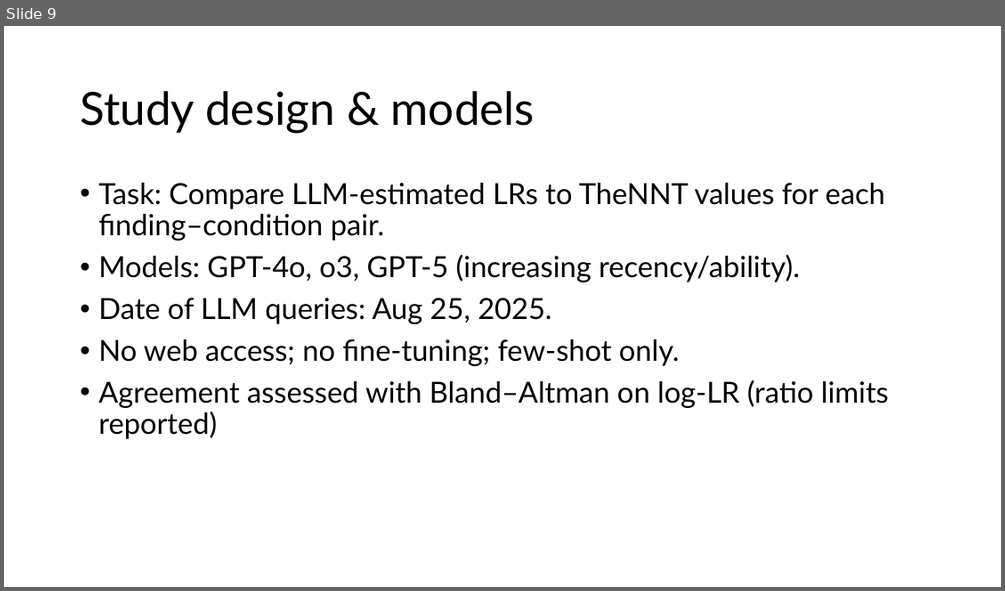
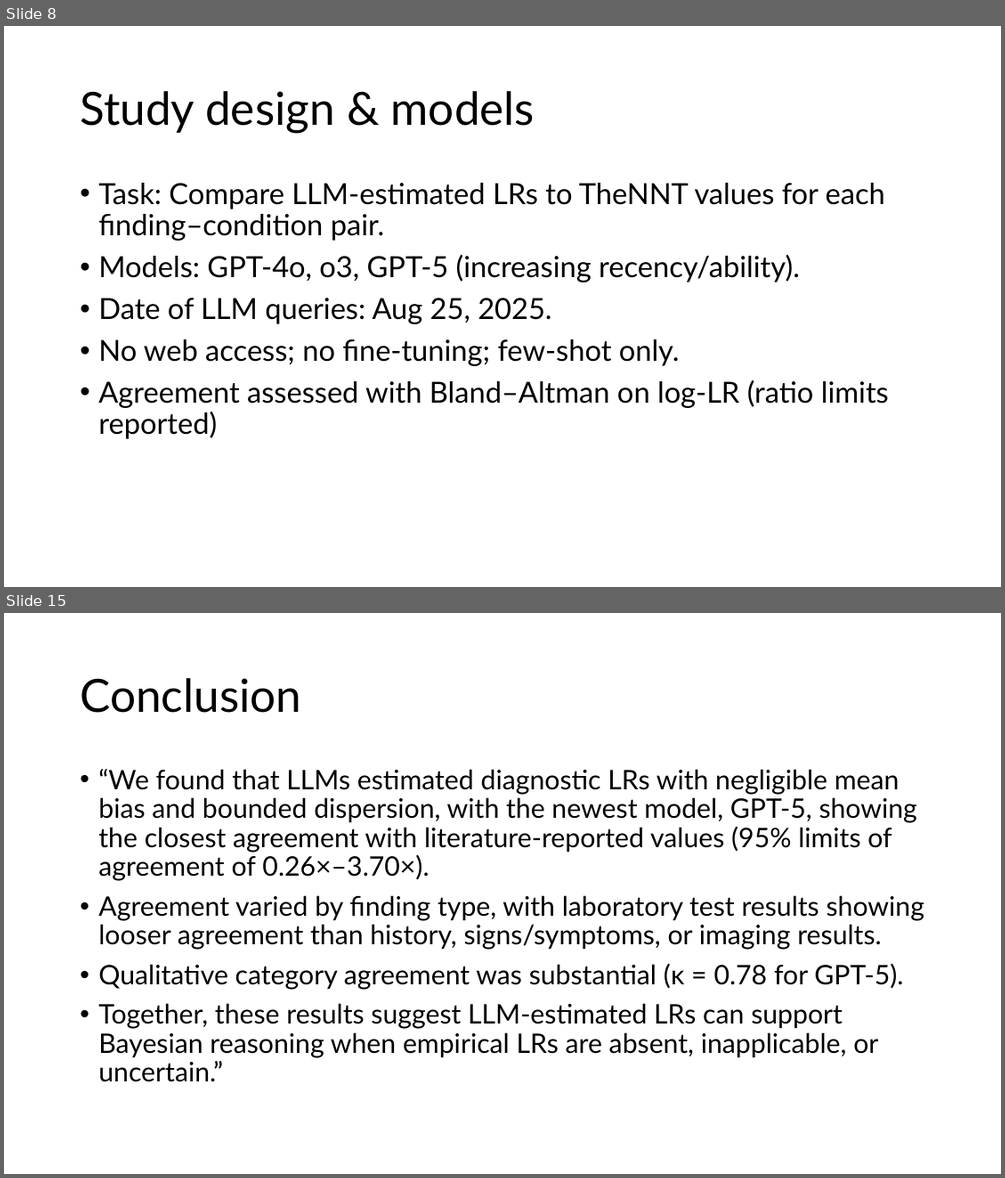
Before and after one commit to reblocke/llm_estimate_lrs, a slide deck: 2025-9-22 locke m2int lab LLM LRs.pptx. Shown one above the other, each under a label of ours: slide 9 before the commit, slides 8 and 15 after it; the slides between them are not shown. The pictures are 1005x591 and 1005x1178 pixels, drawn with LibreOffice and Linux fonts; fonts in the diff are those of the drawing. Boxes give left, top, right and bottom in pixels: in the first picture for what was removed or moved away, otherwise in the second. Text is boxed around its words. In the diff, an @@ line names an element or a change of style, - is before the commit and + after.

```diff
--- a/2025-9-22 locke m2int lab LLM LRs.pptx
+++ b/2025-9-22 locke m2int lab LLM LRs.pptx
@@ slide 15 added at [4,613,1001,1174], background #FFFFFF @@
@@ title added at [80,678,301,713], 44 pt, text #000000 @@
+Conclusion
@@ text added at [98,769,924,1082], 25.9 pt, text #000000 @@
+• “We found that LLMs estimated diagnostic LRs with negligible mean bias and bounded dispersion, with the newest model, GPT-5, showing the closest agreement with literature-reported values (95% limits of agreement of 0.26×–3.70×).
+• Agreement varied by finding type, with laboratory test results showing looser agreement than history, signs/symptoms, or imaging results.
+• Qualitative category agreement was substantial (κ = 0.78 for GPT-5).
+• Together, these results suggest LLM-estimated LRs can support Bayesian reasoning when empirical LRs are absent, inapplicable, or uncertain.”
@@ what was slide 9 is now slide 8 @@
```
Also in this commit, not shown: 10 slides changed, 2 other slides added, 5 slides removed, 1 other file.
